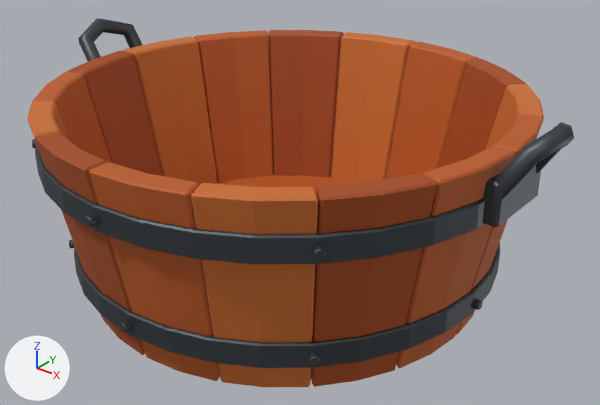
One commit to the Blender file src/game/models/castle/props/wooden-wash-basin.blend: the scene before it, then after it.
Rendered twice from a 50 mm camera at (0.51, -0.616, 0.469) aimed at (0.019, -0.003, 0.088). Every picture has the same lights, and +X, +Y and +Z are marked at lower left. The older version comes first.

Script lines for the objects in view, before the commit:
```python
ob_closed_wooden_bottom = bpy.data.objects.new('Closed wooden bottom', me_cylinder_011)
ob_closed_wooden_bottom.location = (0.0, 0.0, 0.015)
ob_wash_basin_stave_01 = bpy.data.objects.new('Wash basin stave 01', me_wash_basin_stave_01)
ob_wash_basin_stave_01.location = (0.0, 0.0, 0.0)
ob_wash_basin_stave_04 = bpy.data.objects.new('Wash basin stave 04', me_wash_basin_stave_04)
ob_wash_basin_stave_04.location = (0.0, 0.0, 0.0)
ob_wash_basin_stave_07 = bpy.data.objects.new('Wash basin stave 07', me_wash_basin_stave_07)
ob_wash_basin_stave_07.location = (0.0, 0.0, 0.0)
ob_wash_basin_stave_10 = bpy.data.objects.new('Wash basin stave 10', me_wash_basin_stave_10)
ob_wash_basin_stave_10.location = (0.0, 0.0, 0.0)
ob_wash_basin_stave_13 = bpy.data.objects.new('Wash basin stave 13', me_wash_basin_stave_13)
ob_wash_basin_stave_13.location = (0.0, 0.0, 0.0)
ob_wash_basin_stave_14 = bpy.data.objects.new('Wash basin stave 14', me_wash_basin_stave_14)
ob_wash_basin_stave_14.location = (0.0, 0.0, 0.0)
ob_wash_basin_stave_15 = bpy.data.objects.new('Wash basin stave 15', me_wash_basin_stave_15)
ob_wash_basin_stave_15.location = (0.0, 0.0, 0.0)
ob_wash_basin_stave_16 = bpy.data.objects.new('Wash basin stave 16', me_wash_basin_stave_16)
ob_wash_basin_stave_16.location = (0.0, 0.0, 0.0)
# also in view: 'Wash basin stave 12' at (-0.047, -0.212, 0.103); 'Wash basin stave 09' at (-0.212, -0.047, 0.103); 'Wash basin lifting handle' at (-0.269, 0.0, 0.205); 'Wash basin stave 11' at (-0.124, -0.182, 0.103); 'Wash basin stave 02' at (0.182, 0.124, 0.103)
```
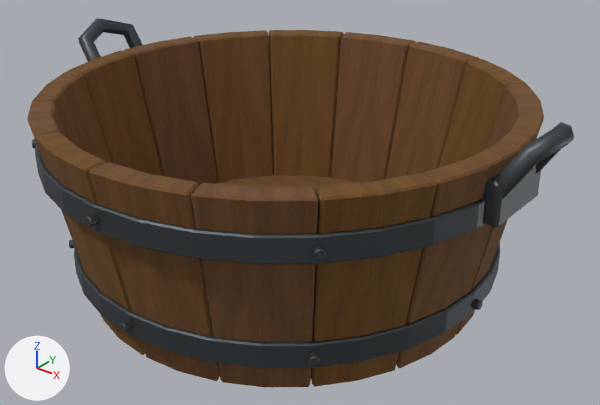
Pixel boxes (x1, y1, x2, y2) of what changed, in the pictures (600 x 405 px):
'Wash basin stave 14', surface changed (orange to brown): (191, 183, 318, 387) in both
'Wash basin stave 15', surface changed: (311, 173, 437, 387) in both
'Wash basin stave 13', surface changed (orange to brown): (89, 162, 220, 381) in both
'Wash basin stave 06', surface changed: (269, 30, 344, 177) in both
'Wash basin stave 07', surface changed (orange to brown): (193, 30, 273, 182) in both
'Wash basin stave 05', surface changed (orange to brown): (331, 32, 416, 183) in both
'Wash basin stave 08', surface changed (orange to brown): (124, 36, 217, 186) in both
'Wash basin stave 16', surface changed (orange to brown): (396, 146, 516, 369) in both
'Wash basin stave 04', surface changed (orange to brown): (386, 42, 479, 179) in both
'Wash basin stave 09', surface changed: (67, 50, 162, 176) in both
'Wash basin stave 12', surface changed: (35, 132, 145, 355) in both
'Wash basin stave 03', surface changed: (439, 59, 526, 168) in both
'Wash basin stave 10', surface changed (orange to brown): (33, 72, 111, 163) in both
'Wash basin stave 01', surface changed: (456, 114, 544, 335) in both
'Wash basin stave 02', surface changed (orange to brown): (485, 84, 544, 150) in both
'Closed wooden bottom', surface changed (orange to brown): (215, 172, 359, 193) in both
'Wash basin stave 11', surface changed: (27, 101, 102, 317) in both

The change, as a list of edits to the scene's bpy script:
```text
Add img_dry_timber_grain:
    img_dry_timber_grain = load_image('Dry timber grain', '_unpacked/Dry_timber_grain', 256, 512, 'sRGB')
Change mat_warm_game_oak_002:
    remove # nodes: BsdfPrincipled, OutputMaterial
    remove # colours: orange #bc5b21
    nodes: BsdfPrincipled, MixRGB, OutputMaterial, TexImage, UVMap
    colours: pale yellow #ffffdc
    uses the picture img_dry_timber_grain
Change mat_honey_oak_stave_002:
    remove # nodes: BsdfPrincipled, OutputMaterial
    remove # colours: orange #cb6e2c
    nodes: BsdfPrincipled, MixRGB, OutputMaterial, TexImage, UVMap
    colours: white #ffffff
    uses the picture img_dry_timber_grain
Change mat_burnt_oak_stave_002:
    remove # nodes: BsdfPrincipled, OutputMaterial
    remove # colours: brown #a64b18
    nodes: BsdfPrincipled, MixRGB, OutputMaterial, TexImage, UVMap
    colours: beige #ffffaf
    uses the picture img_dry_timber_grain
```
